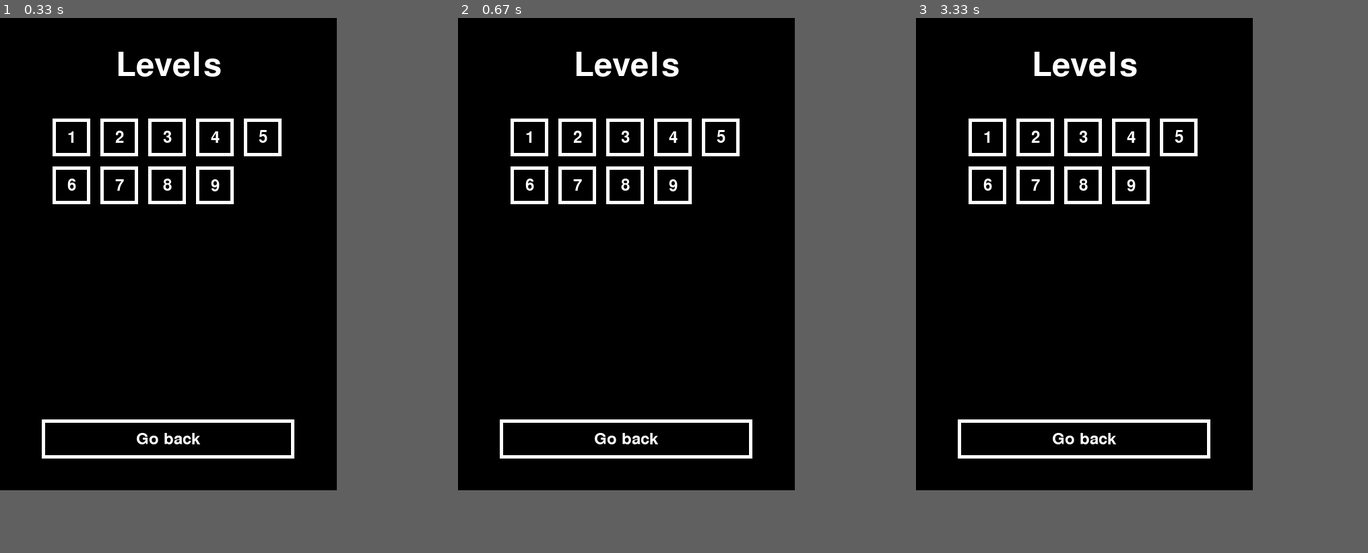
Above: before the commit, frames 1-3 (left to right).
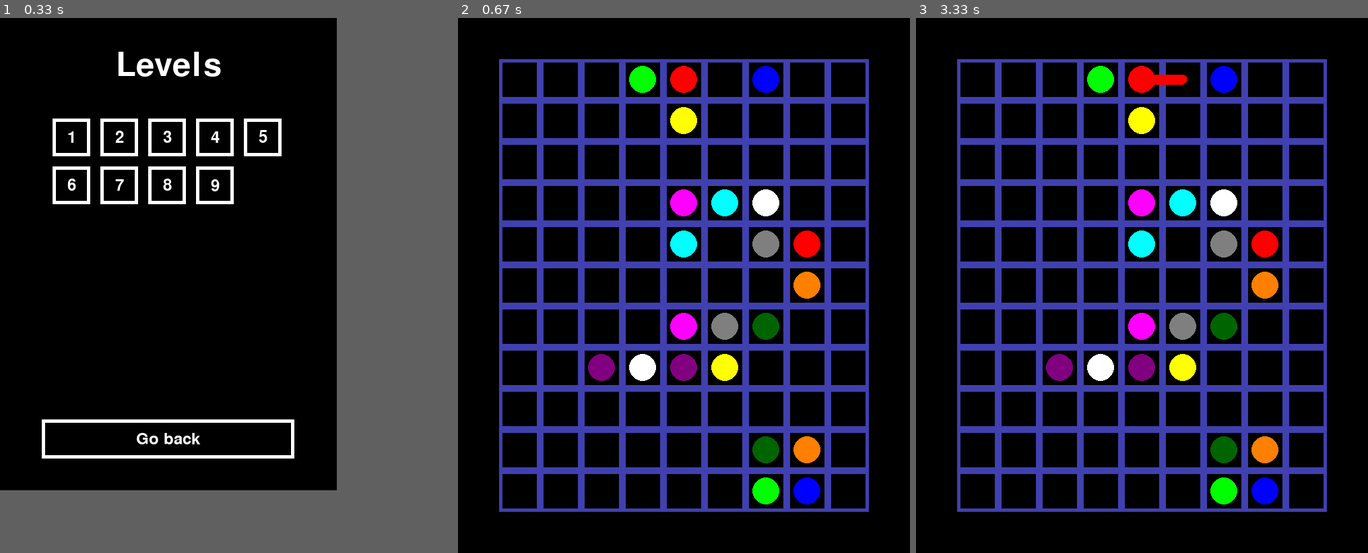
Above: after the commit, the same moments.

Repository: edvinalestig/flow-pygame
Game: pygame game, started from main.py
The game is run twice, just before and just after one commit, with the same random seed, the same clock (stepped at 60 frames per second) and the same inputs.
Inputs (mouse positions are in pixels of both pictures, inside the frame that each line leads up to):
- Up to frame 1 (0.33 s): no input
- Up to frame 2 (0.67 s): press the mouse at (625, 135) at 0.37 s; move the mouse to (571, 253) at 0.47 s; release the mouse at (521, 365) at 0.6 s
- Up to frame 3 (3.33 s): press the mouse at (1142, 76) at 0.7 s; move the mouse to (1096, 87) at 0.8 s; release the mouse at (1051, 92) at 0.93 s; press the mouse at (1142, 76) at 3.03 s; move the mouse to (1155, 87) at 3.13 s; release the mouse at (1169, 98) at 3.27 s
In our replay, in frame 2 the window is 500x700 before the commit and 671x793 after it. These sizes can differ from the game's own. Grey fills any space a smaller window leaves; there, only what the larger window draws over its background counts as a difference.

Frame 1 is identical in both runs. In frame 2, 28% of the frame differs, in the area x 9-91%, y 6-93%; in frame 3, 28%.

Commit message:
Level selection now working

Diff:
--- a/levels.py
+++ b/levels.py
@@ -126,7 +126,8 @@
     return Level(levels[level]["points"], levels[level]["width"], levels[level]["height"])
 
 def getLevel(number):
-    return levels[number]
+    level = Level(levels[number]["points"],levels[number]["width"], levels[number]["height"])
+    return level
 
 def getTestLevel():
     with open("tempsave.json") as f:
--- a/main.py
+++ b/main.py
@@ -6,6 +6,7 @@
     def __init__(self, alts):
         self.dev = False
         self.testingMode = False
+        pygame.init()
 
         # Start alternatives
         for alt in alts:
@@ -21,21 +22,22 @@
         else:
             # self.level = levels.getRandomLevel()
             menu.Menu(self)
-            self.startGame = False
-
-
-
-
-    def initialise(self, level):
+            print("menu initialised")
+            self.startGame = True
+
+
+
+
+    def initialise(self):
         self.connections = []
 
         # Initialise classes
-        pygame.init()
         self.mouseManager = mouseManager.MouseManager(self)
         self.graphicsManager = graphicsManager.GraphicsManager(self)
 
         # Load the level
         self.loadLevel(self.level)
+        self.startGame = True
 
 
     def loadLevel(self, level):
@@ -298,6 +300,7 @@
     while True:
         # Main loop
         while game.startGame:
+            # print("Game has started")
             for event in pygame.event.get():
                 if event.type == pygame.QUIT:
                     if game.dev: print("Exiting..")
--- a/menu.py
+++ b/menu.py
@@ -16,6 +16,7 @@
         self.rectangles = self.drawLevelsMenu()
         self.eventman = EventManager()
         self.mainLoop()
+        print("Exited mainloop in menu")
 
 
     def mainLoop(self):
@@ -29,6 +30,13 @@
                 response = self.eventman.processEvent(event, self.menu, self.rectangles)
                 if response == "back":
                     self.rectangles = self.drawMainMenu()
+                elif type(response) == type(lambda: print()):
+                    print("Trying to load level")
+                    self.main.level = response()
+                    self.main.initialise()
+                    print("return")
+                    return
+
 
             # Update the screen.
             pygame.display.flip()
@@ -157,7 +165,7 @@
                         if i == len(rectangles)-1:
                             return "back"
                         else:
-                            return lambda: levels.getLevel(lambda: i)
+                            return lambda: levels.getLevel(i)
 
             elif menu == "main":
                 pass
